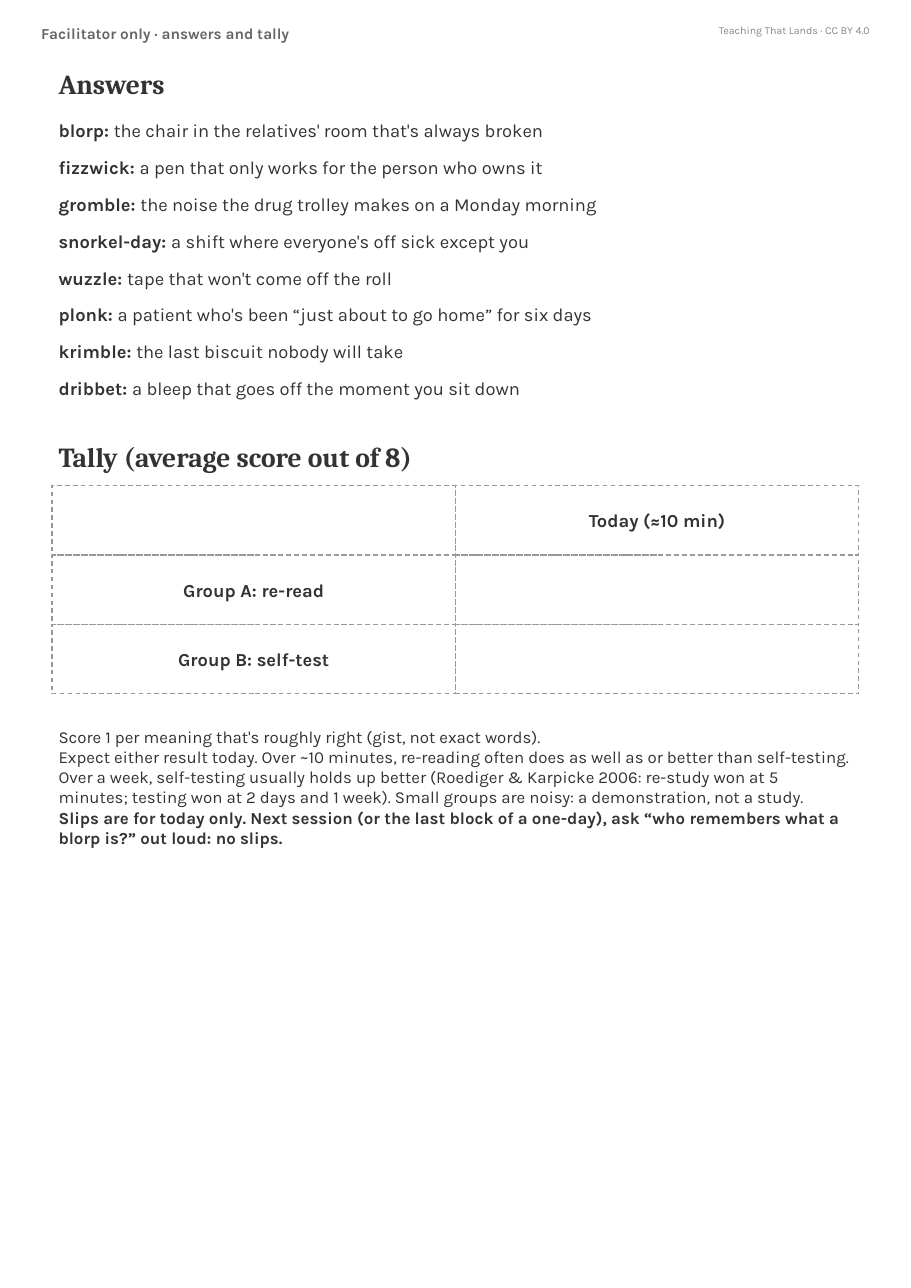
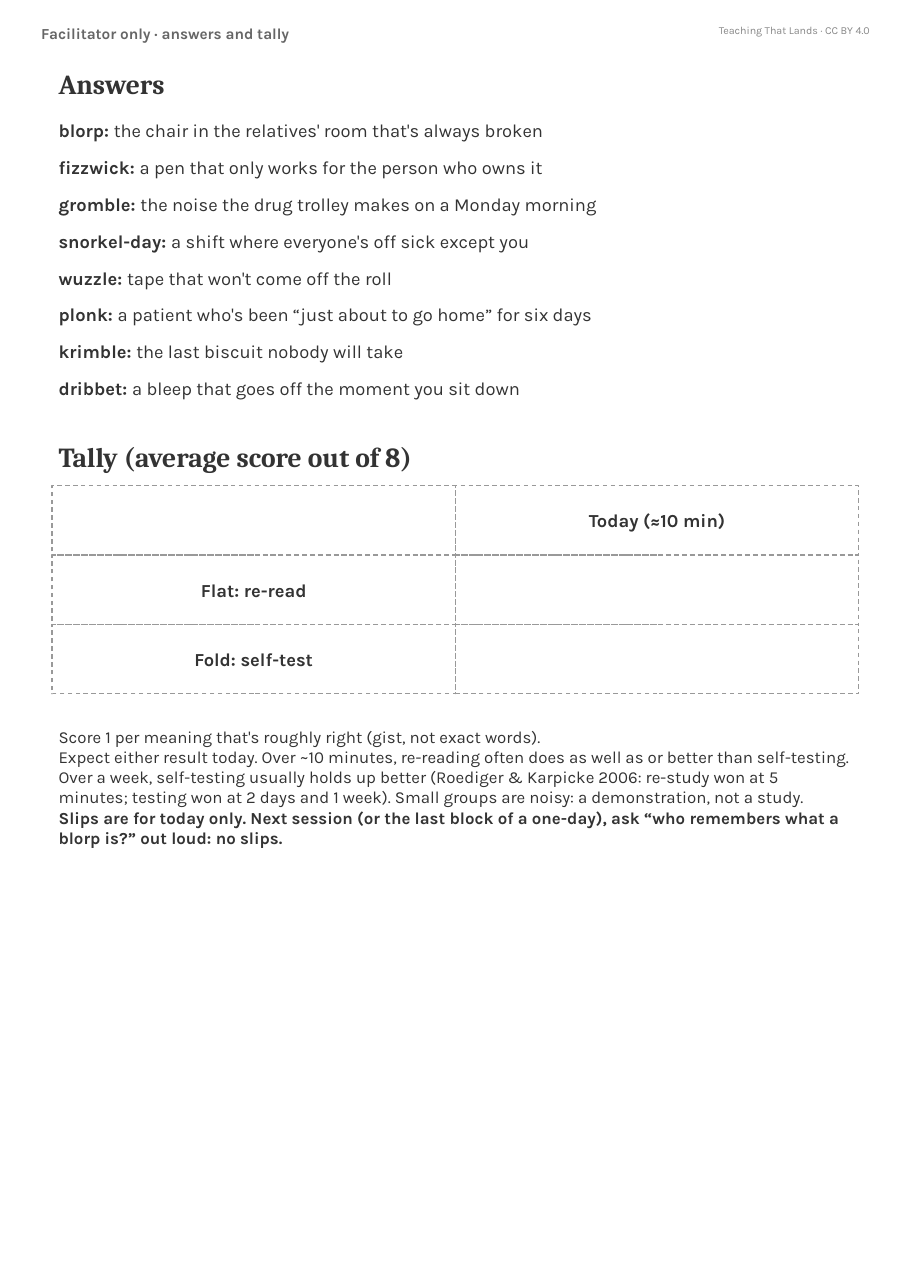
Before and after one commit to teachingthatlands/teachingthatlands.github.io, a slide deck: slide 4 of tools/printables/blorps-and-fizzwicks.pptx. Drawn at 911x1288 pixels with LibreOffice and Linux fonts; fonts in the diff are those of the drawing. Boxes give left, top, right and bottom in pixels: in the first picture for what was removed or moved away, otherwise in the second. Text is boxed around its words. In the diff, an @@ line names an element or a change of style, - is before the commit and + after.

```diff
--- a/tools/printables/blorps-and-fizzwicks.pptx
+++ b/tools/printables/blorps-and-fizzwicks.pptx
@@ text in rectangle at (201,584,307,598): text changed @@
-Group A: re-read
+Flat: re-read
@@ text in rectangle at (194,653,313,667): text changed @@
-Group B: self-test
+Fold: self-test
```
Also in this commit, not shown: 3 other slides changed, 8 other files.
